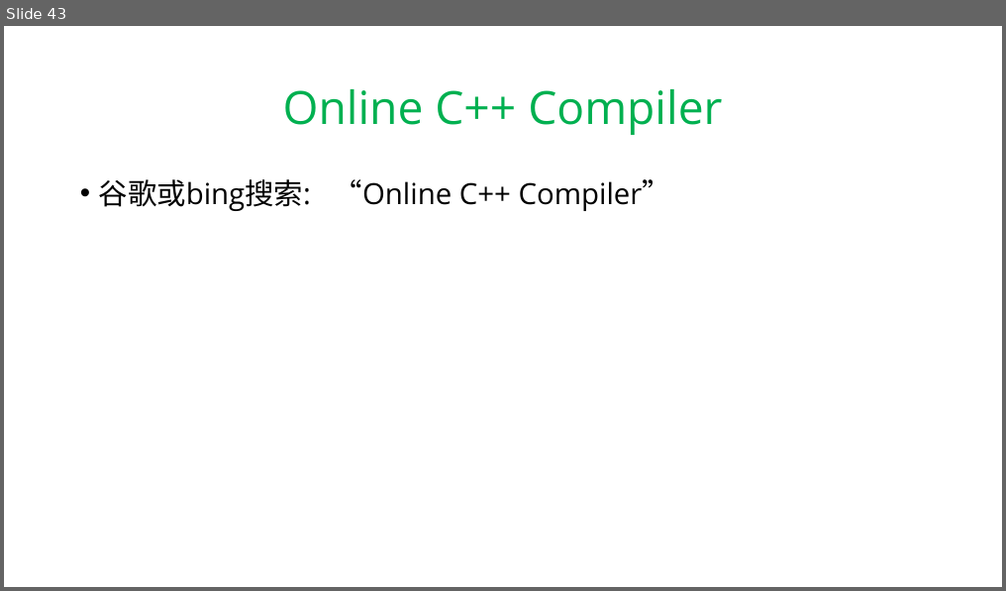
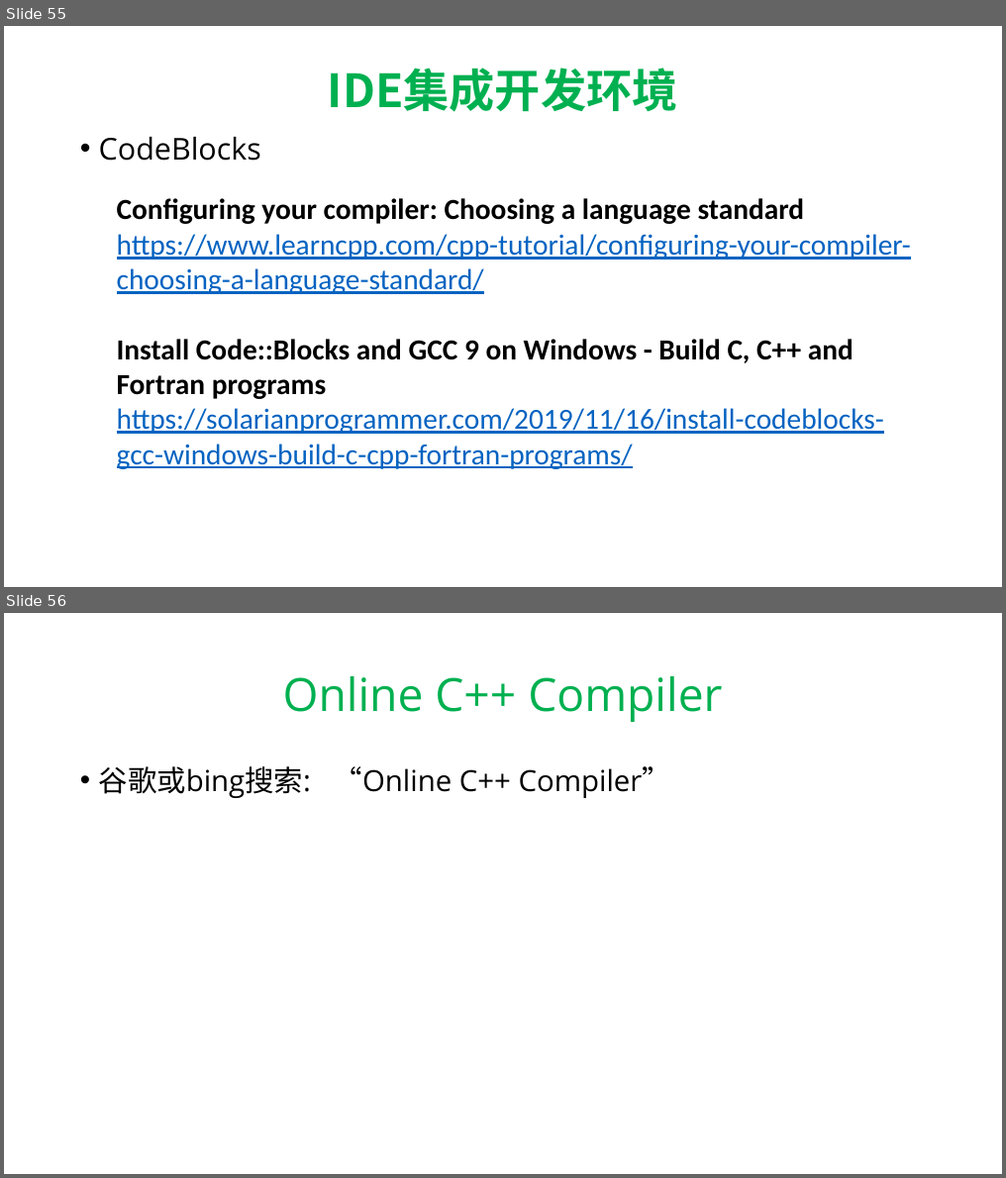
Before and after one commit to hwdong-net/cplusplus17, a slide deck: ppt/1.1 C++语言介绍.pptx. Shown one above the other, each under a label of ours: slide 43 before the commit, slides 55 and 56 after it. The pictures are 1006x591 and 1006x1178 pixels, drawn with LibreOffice and Linux fonts; fonts in the diff are those of the drawing. Boxes give left, top, right and bottom in pixels: in the first picture for what was removed or moved away, otherwise in the second. Text is boxed around its words. In the diff, an @@ line names an element or a change of style, - is before the commit and + after.

```diff
--- a/ppt/1.1 C++语言介绍.pptx
+++ b/ppt/1.1 C++语言介绍.pptx
@@ slide 55 added at bbox=[4, 26, 1002, 587], background #FFFFFF @@
@@ text added at bbox=[328, 68, 678, 112], 44 pt, text #00B050, bold @@
+IDE集成开发环境
@@ text added at bbox=[99, 137, 261, 161], 29 pt, text #000000 @@
+• CodeBlocks
@@ text added at bbox=[117, 198, 911, 470], 28 pt, text #0563C1, underline @@
+Configuring your compiler: Choosing a language standard
+https://www.learncpp.com/cpp-tutorial/configuring-your-compiler-choosing-a-language-standard/
+Install Code::Blocks and GCC 9 on Windows - Build C, C++ and Fortran programs
+https://solarianprogrammer.com/2019/11/16/install-codeblocks-gcc-windows-build-c-cpp-fortran-programs/
@@ what was slide 43 is now slide 56 @@
```
Also in this commit, not shown: 10 slides changed, 13 other slides added, 1 slide removed.
